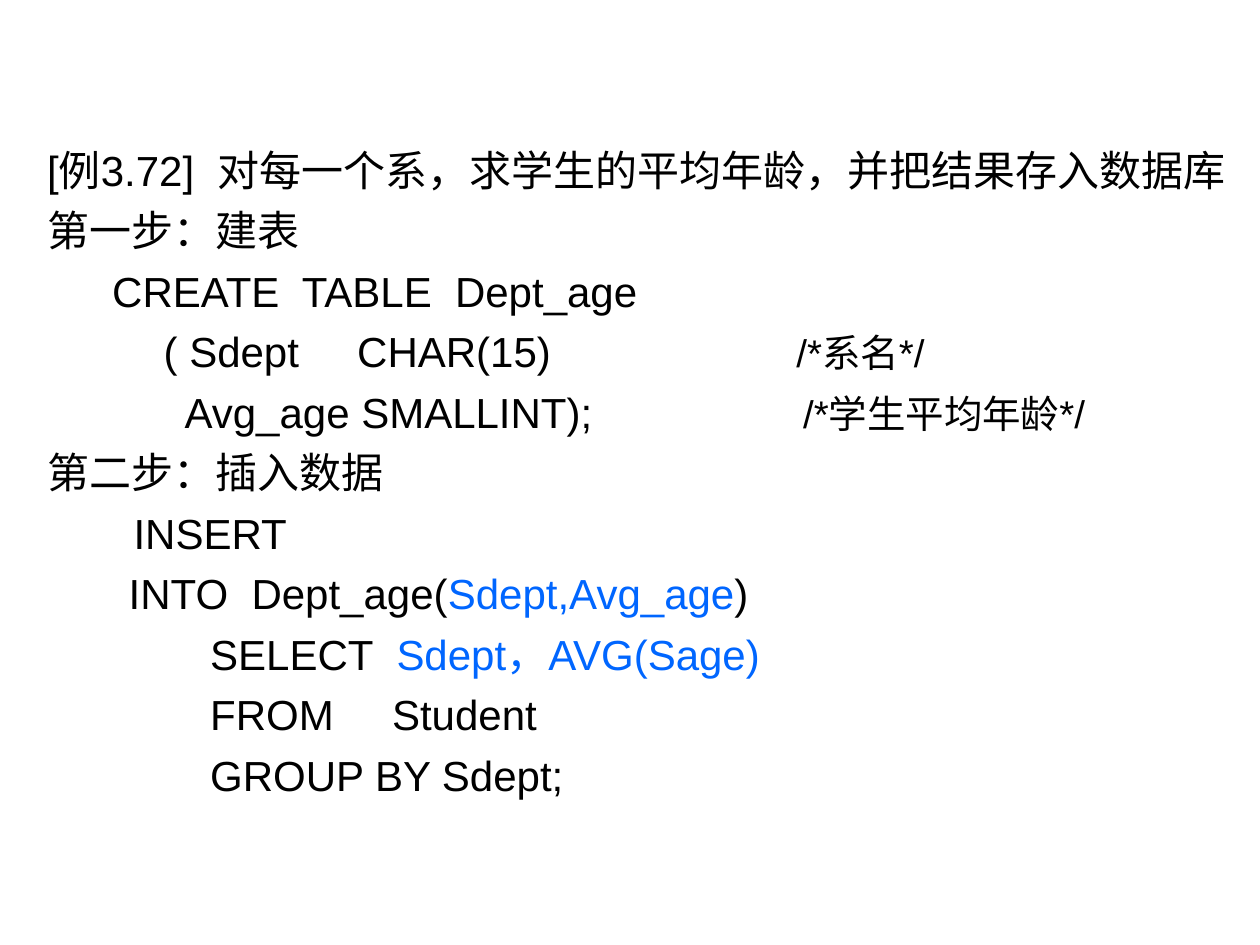
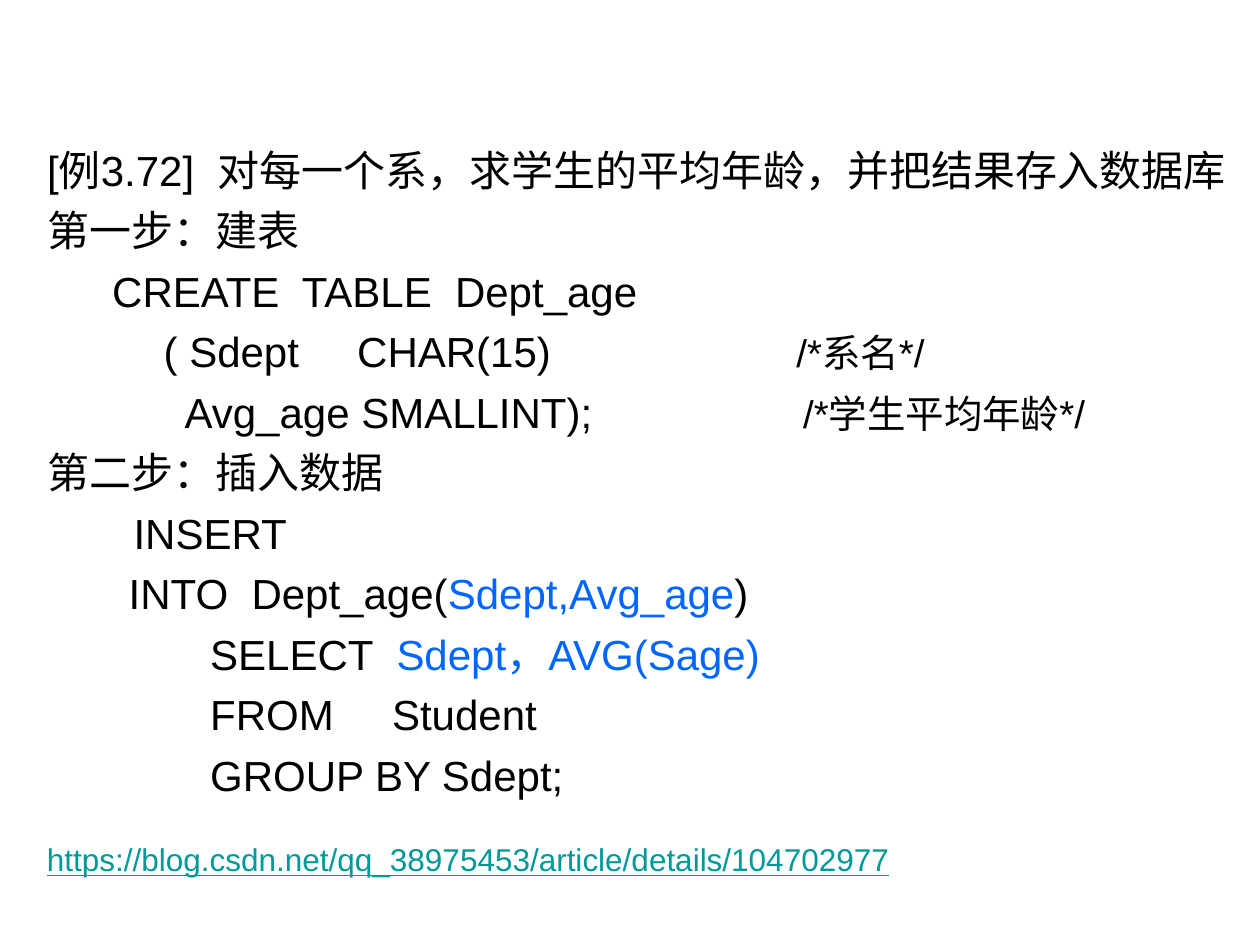
Before and after one commit to HBU/DataBase, a slide deck: slide 7 of PPT/PPT2020/DB第03章（3）-2020.pptx. Drawn at 1260x945 pixels with LibreOffice and Linux fonts; fonts in the diff are those of the drawing; background and template pictures are left out. Boxes give left, top, right and bottom in pixels: in the first picture for what was removed or moved away, otherwise in the second. Text is boxed around its words. In the diff, an @@ line names an element or a change of style, - is before the commit and + after.

```diff
--- a/PPT/PPT2020/DB第03章（3）-2020.pptx
+++ b/PPT/PPT2020/DB第03章（3）-2020.pptx
@@ text added at box(47, 848, 889, 877), 18 pt, text #009999, underline @@
+https://blog.csdn.net/qq_38975453/article/details/104702977
```
Also in this commit, not shown: 6 other slides changed, 1 slide added, 1 slide removed.
